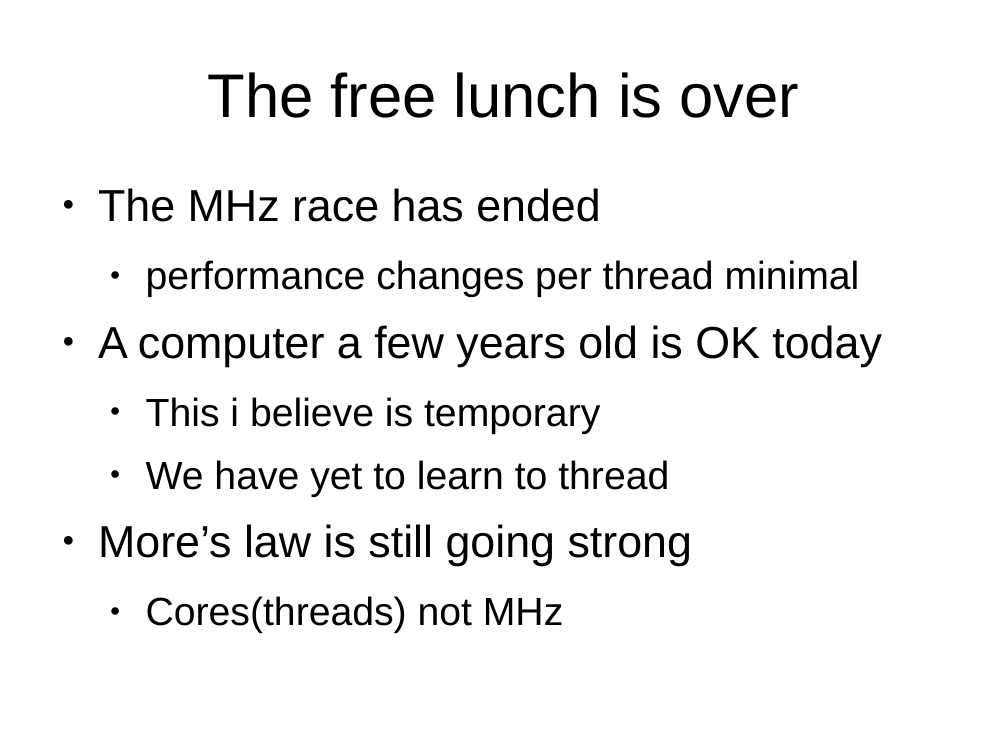
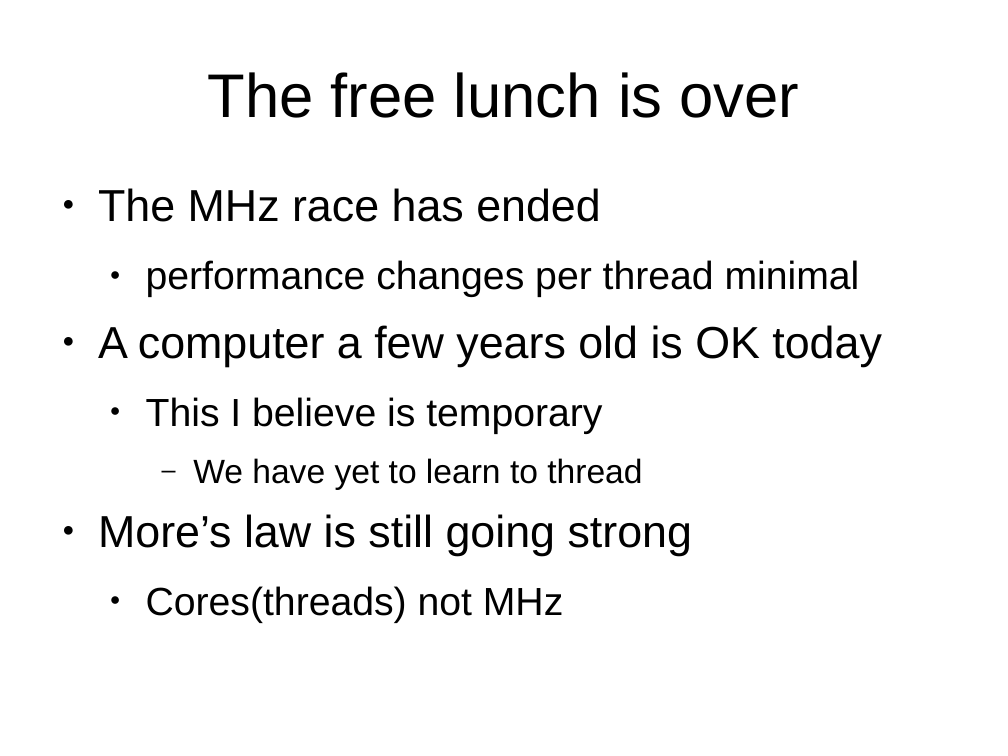
Before and after one commit to mlidbom/FSharpElevate, a slide deck: slide 4 of FSharp2.pptx. Drawn at 1008x756 pixels with LibreOffice and Linux fonts; fonts in the diff are those of the drawing. Boxes give left, top, right and bottom in pixels: in the first picture for what was removed or moved away, otherwise in the second. Text is boxed around its words. In the diff, an @@ line names an element or a change of style, - is before the commit and + after.

```diff
--- a/FSharp2.pptx
+++ b/FSharp2.pptx
@@ text at box(146, 397, 602, 434): text changed @@
-  ● This i believe is temporary
+  ● This I believe is temporary
@@ text at box(193, 458, 642, 490): size 28 to 24 pt in "We have yet to learn to thread"; bullet ● to –; list level 2 to 3 in "We have yet to learn ..." @@
```
Also in this commit, not shown: 5 other slides changed, 4 slides added, 7 other files.
